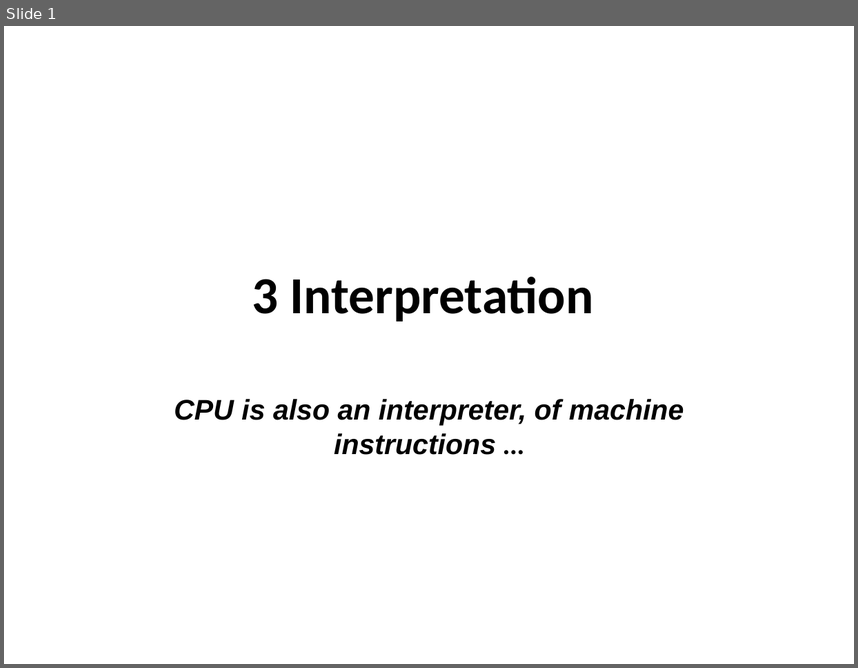
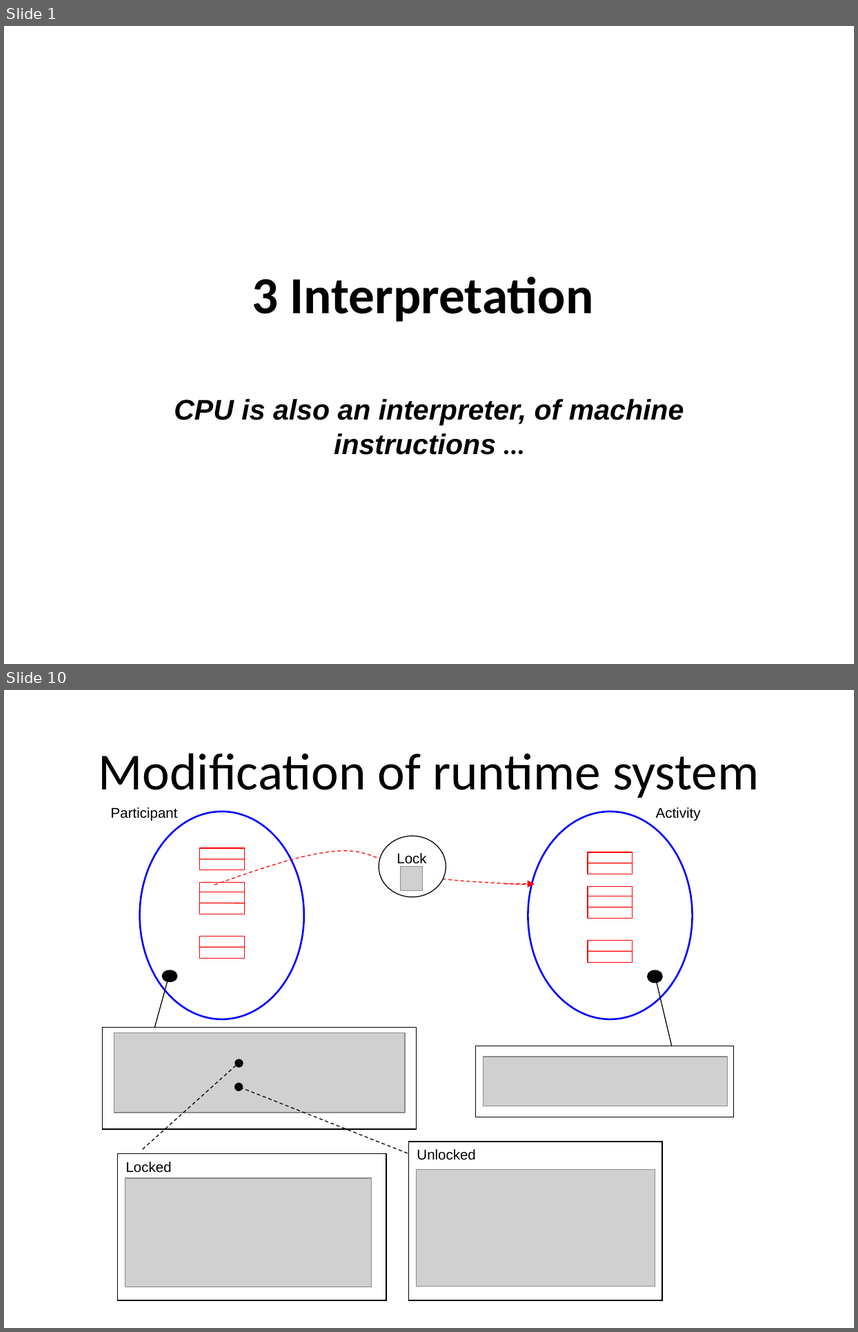
Before and after one commit to isurup/kalle-martin-group, a slide deck: SSE2/slides/3 Interpretation.ppt. Shown one above the other, each under a label of ours: slide 1 before the commit, slides 1 and 10 after it; the slides between them are not shown. The pictures are 858x668 and 858x1332 pixels, drawn with LibreOffice and Linux fonts; fonts in the diff are those of the drawing; grey boxes stand for pictures. Boxes give left, top, right and bottom in pixels: in the first picture for what was removed or moved away, otherwise in the second. Text is boxed around its words. In the diff, an @@ line names an element or a change of style, - is before the commit and + after.

```diff
--- a/SSE2/slides/3 Interpretation.ppt
+++ b/SSE2/slides/3 Interpretation.ppt
@@ slide 10 added at (4, 690, 854, 1328), background #FFFFFF @@
@@ title added at (98, 753, 759, 798), 44 pt, text #000000 @@
+Modification of runtime system
@@ group added at (103, 807, 733, 1301): 12 rectangles, 12 lines, 7 ellipses, 5 pictures, 2 texts, 1 freeform shape, 1 arrow @@
+Activity
+Participant
+Lock
+Locked
+Unlocked
```
Also in this commit, not shown: 1 slide changed, 6 other slides added, 1 slide removed.
